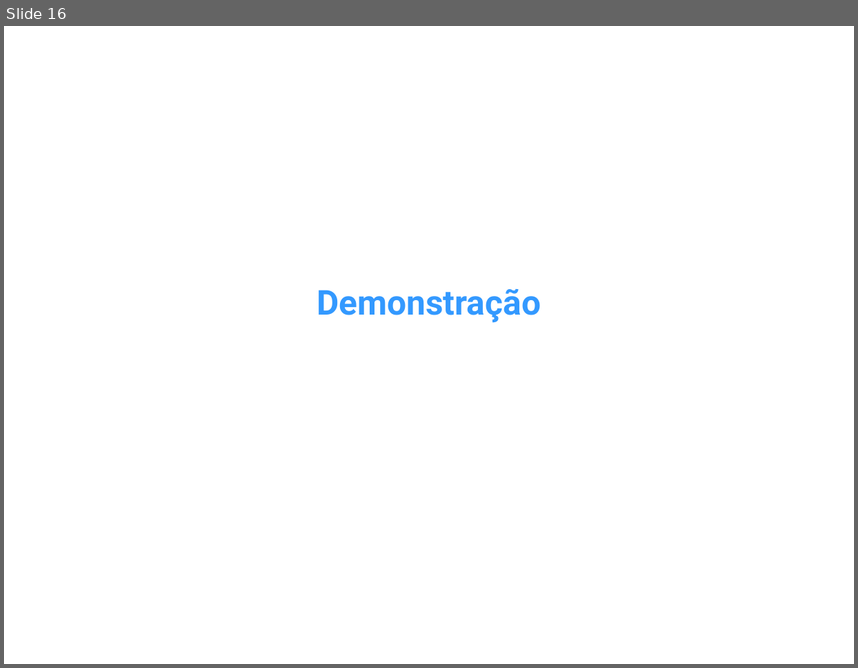
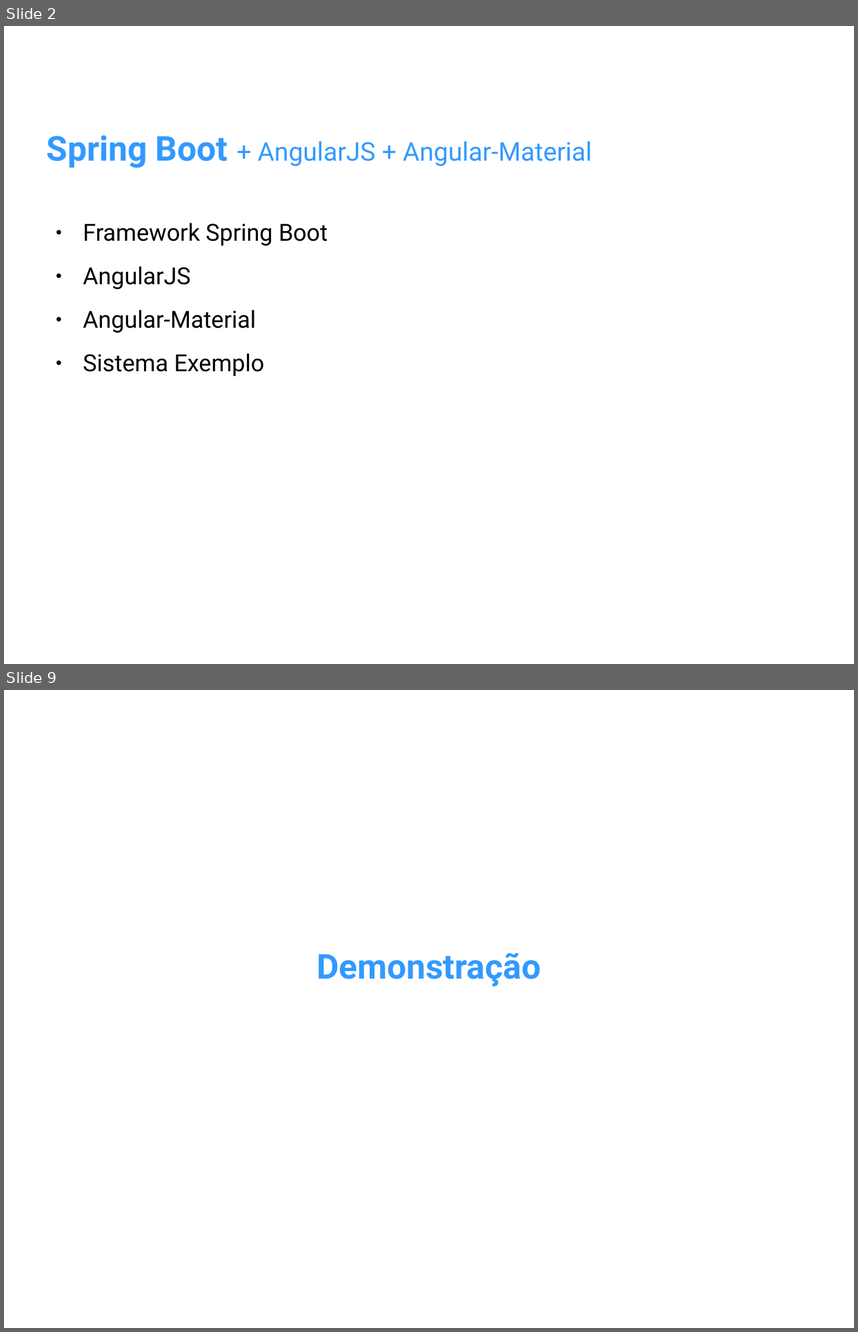
Before and after one commit to amoraes/spring-boot-unesp, a slide deck: etc/Apresentacao-InfoUnesp2016.odp. Shown one above the other, each under a label of ours: slide 16 before the commit, slides 2 and 9 after it; the slides between them are not shown. The pictures are 858x668 and 858x1332 pixels, drawn with LibreOffice and Linux fonts; fonts in the diff are those of the drawing; background and template pictures are left out. Boxes give left, top, right and bottom in pixels: in the first picture for what was removed or moved away, otherwise in the second. Text is boxed around its words. In the diff, an @@ line names an element or a change of style, - is before the commit and + after.

```diff
--- a/etc/Apresentacao-InfoUnesp2016.odp
+++ b/etc/Apresentacao-InfoUnesp2016.odp
@@ slide 2 added at bbox=[4, 26, 854, 664], background picture (left out) @@
@@ title added at bbox=[47, 135, 592, 168], 24 pt, text #3399FF @@
+Spring Boot + AngularJS + Angular-Material
@@ text added at bbox=[83, 223, 328, 376], 22 pt, text #000000 @@
+● Framework Spring Boot
+● AngularJS
+● Angular-Material
+● Sistema Exemplo
@@ what was slide 16 is now slide 9 @@
```
Also in this commit, not shown: 1 slide changed, 6 other slides added, 14 slides removed.
